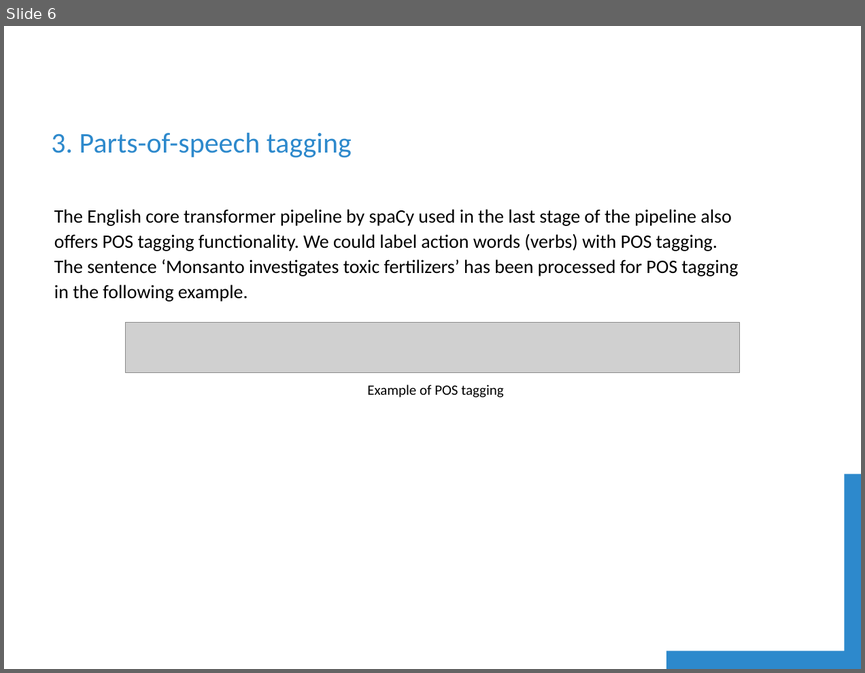
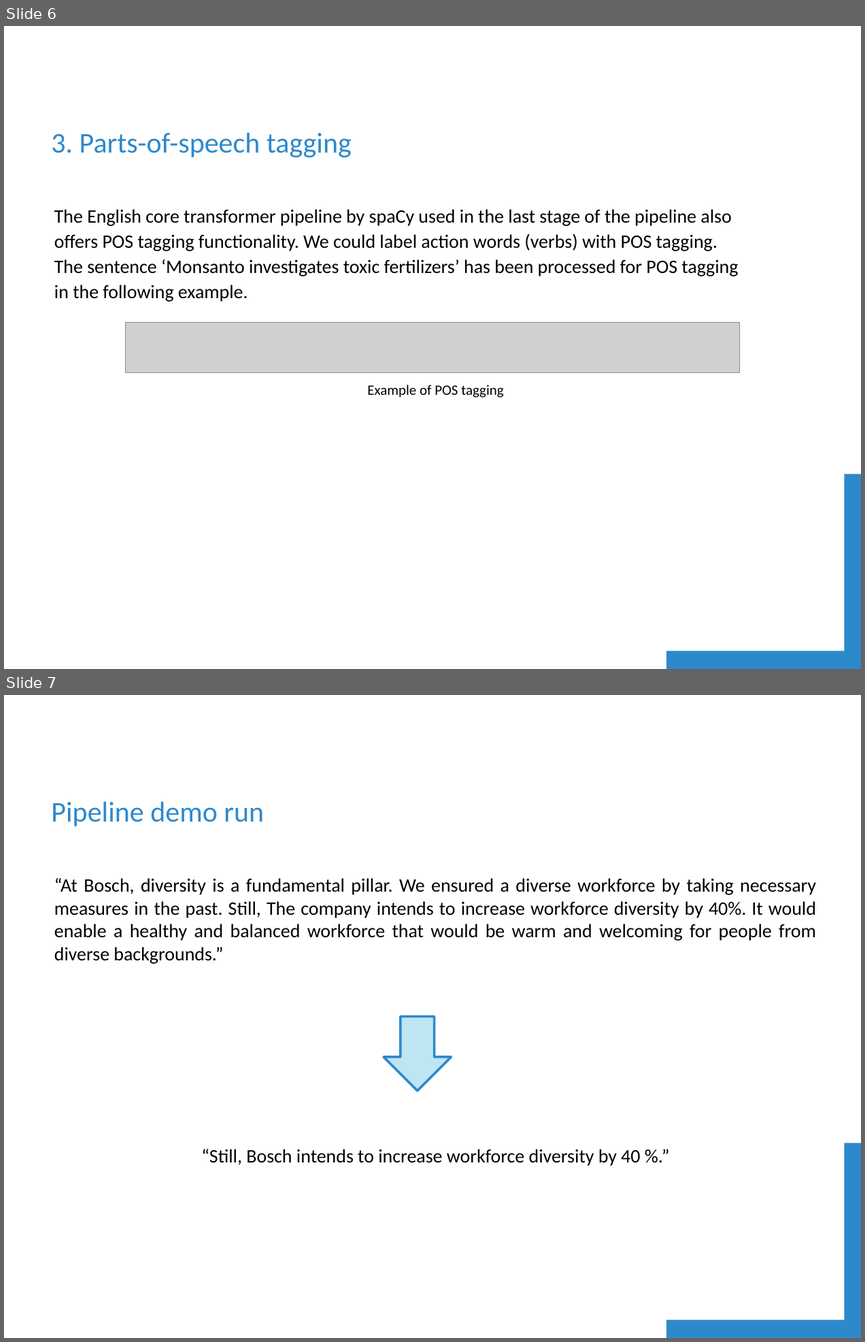
Before and after one commit to shubhamsuryawanshi/goal_extraction, a slide deck: documentation/Presentation.pptx. Shown one above the other, each under a label of ours: slide 6 before the commit, slides 6 and 7 after it. The pictures are 865x673 and 865x1342 pixels, drawn with LibreOffice and Linux fonts; fonts in the diff are those of the drawing; grey boxes stand for pictures; background and template pictures are left out. Boxes give left, top, right and bottom in pixels: in the first picture for what was removed or moved away, otherwise in the second. Text is boxed around its words. In the diff, an @@ line names an element or a change of style, - is before the commit and + after.

Commit message:
NLP pipeline tweaks and documentation update

```diff
--- a/documentation/Presentation.pptx
+++ b/documentation/Presentation.pptx
@@ slide 7 added at (x1=4, y1=695, x2=861, y2=1338), background #FFFFFF; not listed: 1 template element that a slide beside it also shows @@
@@ text added at (x1=51, y1=802, x2=264, y2=826), 24 pt, text #2D89CC @@
+Pipeline demo run
@@ text added at (x1=54, y1=878, x2=816, y2=1166), 16 pt, text #000000 @@
+“At Bosch, diversity is a fundamental pillar. We ensured a diverse workforce by taking necessary measures in the past. Still, The company intends to increase workforce diversity by 40%. It would enable a healthy and balanced workforce that would be warm and welcoming for people from diverse backgrounds.”
+“Still, Bosch intends to increase workforce diversity by 40 %.”
@@ down arrow added at (x1=383, y1=1016, x2=451, y2=1091), fill #BEE5F2, outline #2D89CC 2 pt @@
```
Also in this commit, not shown: 2 other files.
